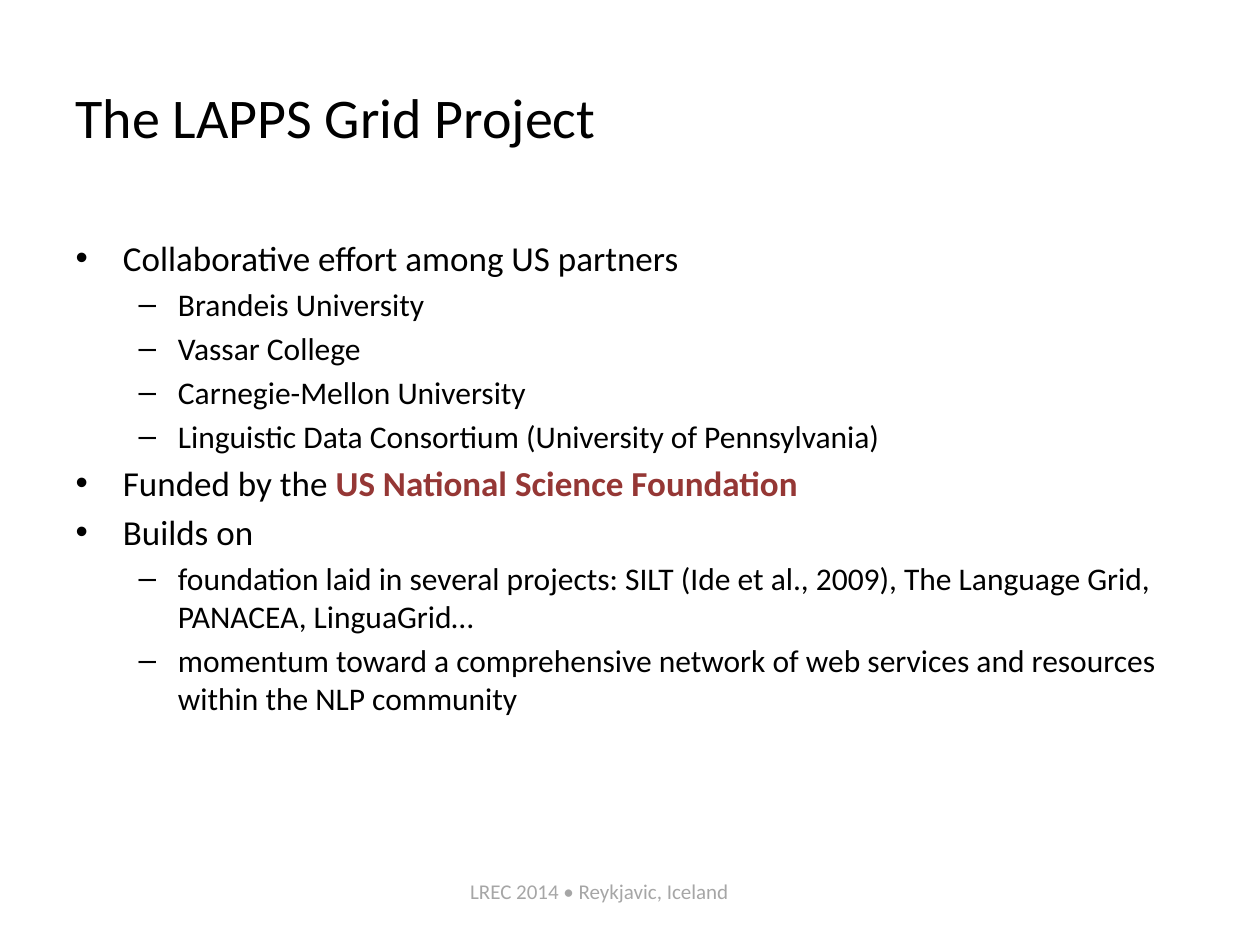
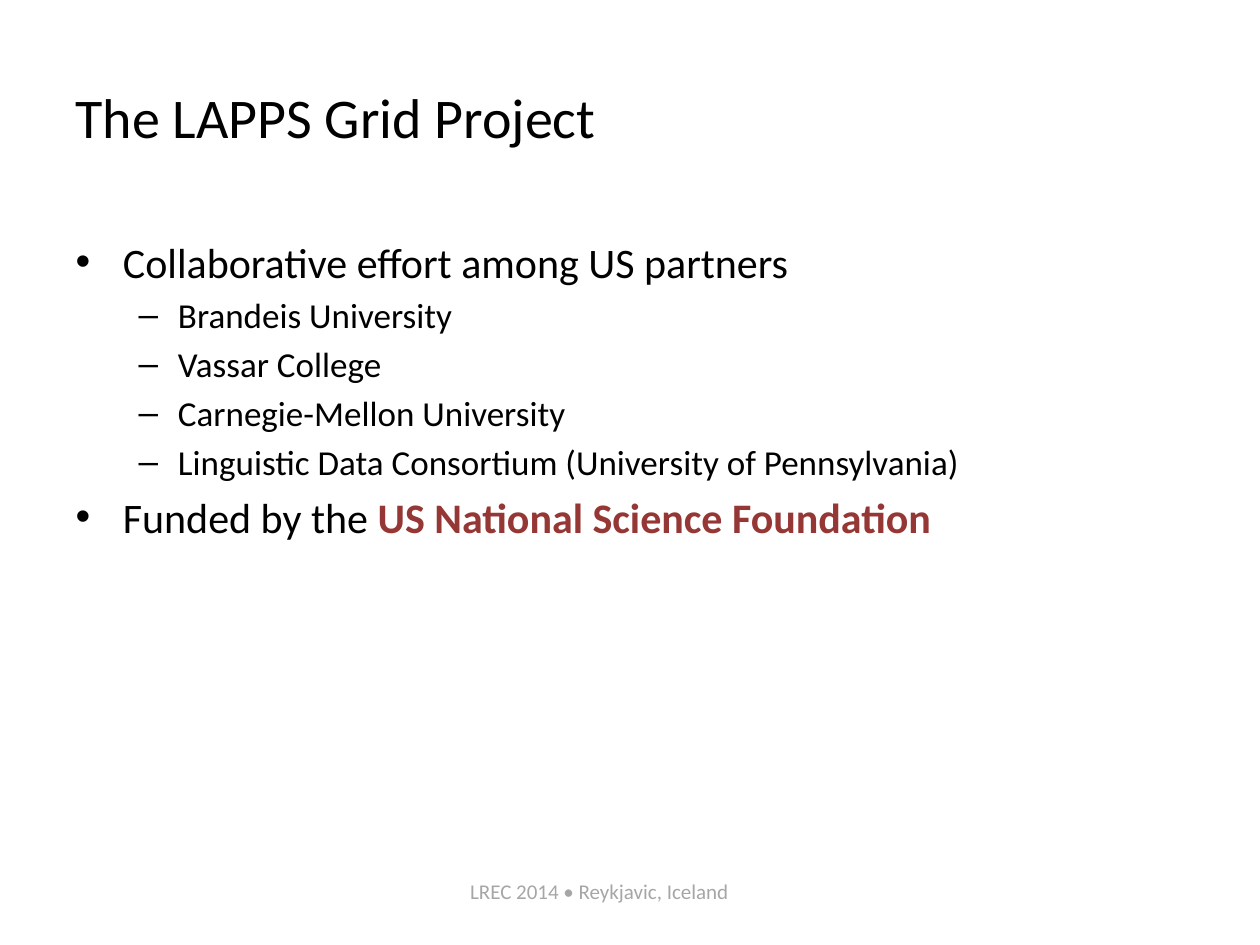
Before and after one commit to chunqishi/lrec2014_part2, a slide deck: slide 4 of lapps-tutorial-intro-lrec2014.pptx. Drawn at 1260x945 pixels with LibreOffice and Linux fonts; fonts in the diff are those of the drawing. Boxes give left, top, right and bottom in pixels: in the first picture for what was removed or moved away, otherwise in the second. Text is boxed around its words. In the diff, an @@ line names an element or a change of style, - is before the commit and + after.

```diff
--- a/lapps-tutorial-intro-lrec2014.pptx
+++ b/lapps-tutorial-intro-lrec2014.pptx
@@ text "Collaborative effort among US partners" at [123,248,959,540]: size 20 to 24 pt in "Collaborative effort among US partners", "Funded by the US National Science Foundation"; size 18 to 20 pt in "Brandeis University", "Vassar College", "Carnegie-Mellon University", "Linguistic Data Consortium (University of Pennsylvania)" @@
@@ text at [123,520,1155,715]: paragraphs removed @@
-• Builds on
-  – foundation laid in several projects: SILT (Ide et al., 2009), The Language Grid, PANACEA, LinguaGrid…
-  – momentum toward a comprehensive network of web services and resources within the NLP community
```
Also in this commit, not shown: 7 other slides changed, 2 slides added, 5 slides removed.
